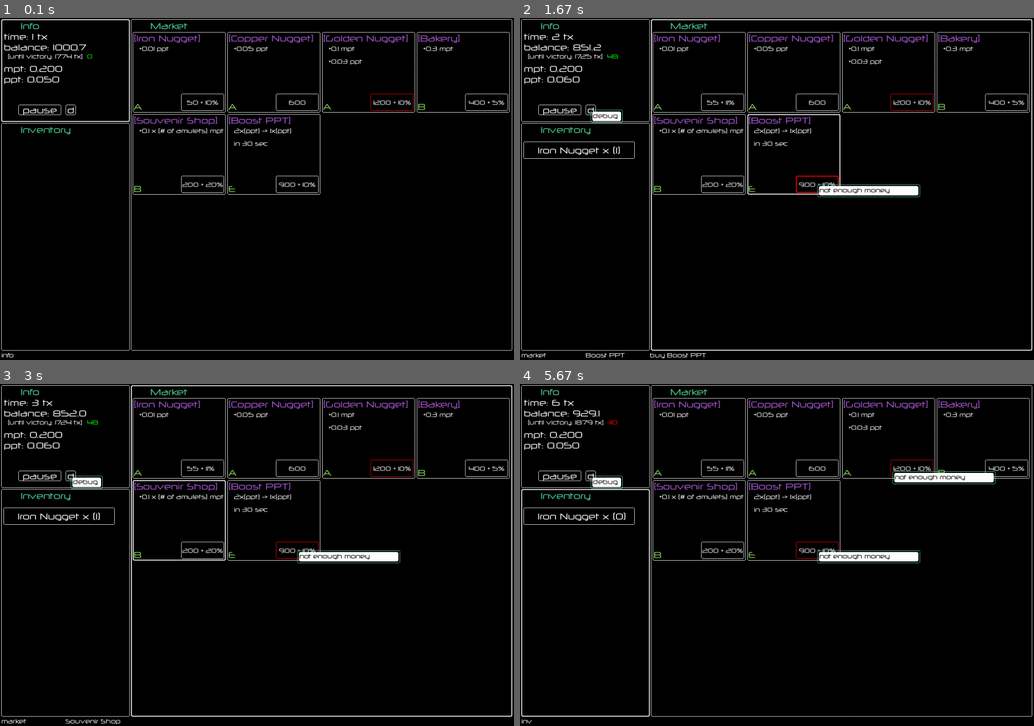
Above: before the commit, frames 1-4 (two rows, left to right).
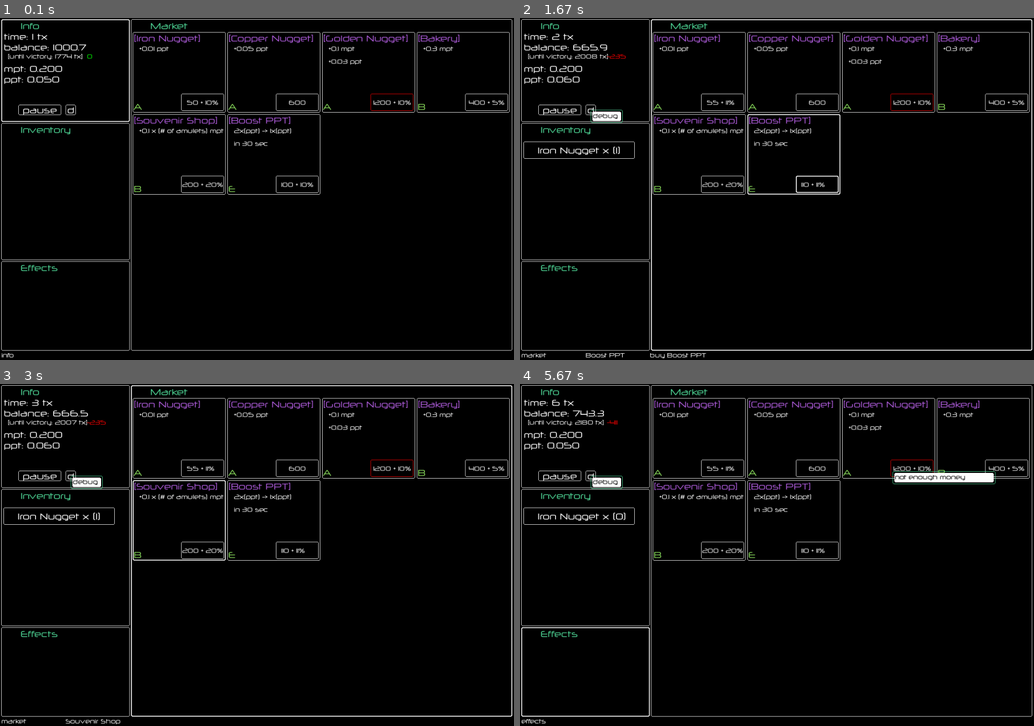
Above: after the commit, the same moments.

Repository: rayannott/economygame
Game: pygame game, started from main.py
Same seed, same stepped clock (60 frames per second), same inputs: the game is played once before the commit and once after it.
Inputs (mouse positions are in pixels of both pictures, inside the frame that each line leads up to):
- Up to frame 1 (0.1 s): no input
- Up to frame 2 (1.67 s): click "50 + 10%" at 0.38 s; click "d" at 0.72 s; click (617, 137) at 1.05 s; click (818, 182) at 1.38 s, where only the run after the commit has a clickable "100 + 10%"
- Up to frame 3 (3 s): click (267, 438) at 1.72 s; click (231, 643) at 2.05 s; click (241, 496) at 2.38 s; click (185, 483) at 2.72 s
- Up to frame 4 (5.67 s): click (910, 524) at 3.05 s; click (607, 589) at 3.38 s; click (617, 510) at 3.72 s; click (890, 472) at 4.05 s; click (797, 541) at 4.38 s; click (627, 534) at 4.72 s; click (699, 654) at 5.05 s; click (622, 681) at 5.38 s

The runs differ from the first frame. In frame 1, 0.3% of the frame differs, in the area x 0-62%, y 48-74%; in frame 2, 1.2%; in frame 3, 1.2%; in frame 4, 1.4%, in the area x 0-78%, y 7-100%.

Commit message:
added effects panel; fixed dimensions

Diff:
--- a/game.py
+++ b/game.py
@@ -3,11 +3,11 @@
 from collections import Counter
 import time
 import pygame
-from base_objects import Cost, ShopCell
+from base_objects import Cost, ShopCell, ShopItemType
 
 from player import Player
 from gui.gui_rect import Button, Label, Notification, ProgressBar, Panel
-from gui.pygame_utils import BLACK, FONT_NORM, FRAMERATE, GREEN, RED, WHITE, WINDOW_SIZE, FONT_HUGE, FONT_SMALL, CP0, INV_BTN_SLOT_SIZE
+from gui.pygame_utils import BLACK, EFFECTS_PANEL_SIZE, FONT_NORM, FRAMERATE, GREEN, INFO_PANEL_SIZE, INVENTORY_PANEL_SIZE, RED, SHOP_PANEL_SIZE, WHITE, WINDOW_SIZE, FONT_HUGE, FONT_SMALL, CP0, INV_BTN_SLOT_SIZE
 from gui.gui_shop import create_panels_from_shop
 import shop_items as si
 from shop_items import create_shop
@@ -44,7 +44,7 @@
         # setup GUIs
         self.notifications: list[Notification] = []
 
-        self.info_panel = Panel((3, 3), (300, 240), self.surface, 'info')
+        self.info_panel = Panel((3, 3), INFO_PANEL_SIZE, self.surface, 'info')
         tuv = self.player.time_until_victory()
         self.info_panel.add_labels(
             [
@@ -66,19 +66,22 @@
             Button((150, 200), (24, 24), self.surface, 'd', 'debug button', parent=self.info_panel)
         )
 
-        self.inventory_panel = Panel((3, 246), (300, WINDOW_SIZE[1] - 268), self.surface, 'inv')
+        self.inventory_panel = Panel((3, INFO_PANEL_SIZE[1] + 6), INVENTORY_PANEL_SIZE, self.surface, 'inv')
         self.inventory_panel.add_labels([
             Label('Inventory', self.surface, FONT_NORM, CP0[1], topleft=(45, 3))
         ])
         self.next_empty_slot_index = 0
 
-
-        self.shop_panel = Panel((306, 3), (WINDOW_SIZE[0] - 310, WINDOW_SIZE[1] - 25), self.surface, 'market')
-
+        self.effects_panel = Panel((3, INFO_PANEL_SIZE[1] + INVENTORY_PANEL_SIZE[1] + 9), EFFECTS_PANEL_SIZE, self.surface, 'effects')
+        self.effects_panel.add_labels(
+            [Label('Effects', self.surface, FONT_NORM, CP0[1], topleft=(45, 3))]
+        )
+        self.effect_slots = [False, False, False] # three empty slots
+
+        self.shop_panel = Panel((INFO_PANEL_SIZE[0] + 6, 3), SHOP_PANEL_SIZE, self.surface, 'market')
         self.shop_panel.add_labels(
             [Label('Market', self.surface, FONT_NORM, CP0[1], topleft=(45, 3))]
         )
-
         self.shop_panel.populate_many(
             create_panels_from_shop(self.shop, self.surface, self.shop_panel) # type: ignore
         )
@@ -139,6 +142,16 @@
 
         self.inventory_panel.update(current_mouse_pos)
 
+        # effects:
+        self.effects_panel.update(current_mouse_pos)
+        # TODO: place effects
+        # for effect_item in self.player.effects:
+        #     self.effects_panel.populate_one(
+        #         effect_item.name,
+
+        #     )
+
+        # notifications:
         for notif in self.notifications:
             notif.update(current_mouse_pos)
 
@@ -178,6 +191,7 @@
                         elif self.info_panel.gui_objects['debug_btn'].clicked():
                             # DEBUG
                             print('inv:', self.player.inventory)
+                            print('effects:', self.player.effects)
                             print('inv spending history:', self.player.spent_on_each_shop_item)
                             print('effect duration boost:', self.player.effect_duration_boost)
                             self.spawn_notification('debug', pos)
--- a/gui/pygame_utils.py
+++ b/gui/pygame_utils.py
@@ -15,6 +15,10 @@
 FONT_HUGE = pygame.font.Font('main_font.ttf', 34)
 
 WINDOW_SIZE = (1200, 800)
+INFO_PANEL_SIZE = (300, 240)
+SHOP_PANEL_SIZE = (WINDOW_SIZE[0] - INFO_PANEL_SIZE[0] - 10, WINDOW_SIZE[1] - 25)
+INVENTORY_PANEL_SIZE = (INFO_PANEL_SIZE[0], 320)
+EFFECTS_PANEL_SIZE = (INFO_PANEL_SIZE[0], WINDOW_SIZE[1] - INFO_PANEL_SIZE[1] - INVENTORY_PANEL_SIZE[1] - 31)
 FRAMERATE = 60
 
 SHOP_ITEM_PANEL_SIZE = (217, 188)
--- a/player.py
+++ b/player.py
@@ -1,6 +1,6 @@
 from collections import defaultdict, deque
 import math
-from base_objects import Cost, ShopCell, ShopItem, ShopItemType
+from base_objects import Cost, Effect, ShopCell, ShopItem, ShopItemType
 from shop_items import Bakery, SouvenirShop
 
 from utils import INITIAL_BALANCE, INITIAL_MPT, INITIAL_PPT, GOAL_BALANCE
@@ -13,6 +13,8 @@
         self.ppt = INITIAL_PPT
         self.effect_duration_boost = 0
         self.inventory: list[ShopItem] = []
+        self.effects: list[Effect] = []
+        # holds a history of spendings to enable selling:
         self.spent_on_each_shop_item: dict[str, deque[float]] = defaultdict(deque)
         self.INITIAL_TIME_UNTIL_VICTORY = self.time_until_victory()
         self.do_nothing_balance = INITIAL_BALANCE
@@ -43,10 +45,13 @@
         '''Buys an item; returns True if success, else False'''
         is_possible_to_buy, resulting_balance = self.enough_money(shop_cell.item_cost)
         if is_possible_to_buy:
-            self.inventory.append(shop_cell.what)
             spent = self.balance - resulting_balance
+            if shop_cell.what.type_ == ShopItemType.EFFECT:
+                self.effects.append(shop_cell.what) # type: ignore
+            else:
+                self.inventory.append(shop_cell.what)
+                self.spent_on_each_shop_item[shop_cell.what.name].append(spent)
             self.set_balance(resulting_balance)
-            self.spent_on_each_shop_item[shop_cell.what.name].append(spent)
             shop_cell.item_cost = Cost(money=shop_cell.item_cost.money*1.1, balance_portion=shop_cell.item_cost.balance_portion + 0.01)
             return True
         return False
--- a/shop_items.py
+++ b/shop_items.py
@@ -33,7 +33,7 @@
 
 class BoostPpt(Effect):
     def __init__(self) -> None:
-        super().__init__(name='Boost PPT', cost=Cost(900., 0.1), type_=ShopItemType.EFFECT, duration=30)
+        super().__init__(name='Boost PPT', cost=Cost(100., 0.1), type_=ShopItemType.EFFECT, duration=30) # TODO: change cost
         self.info = ['2x(ppt) -> 1x(ppt)', f'in {self.duration} sec']
 
 
